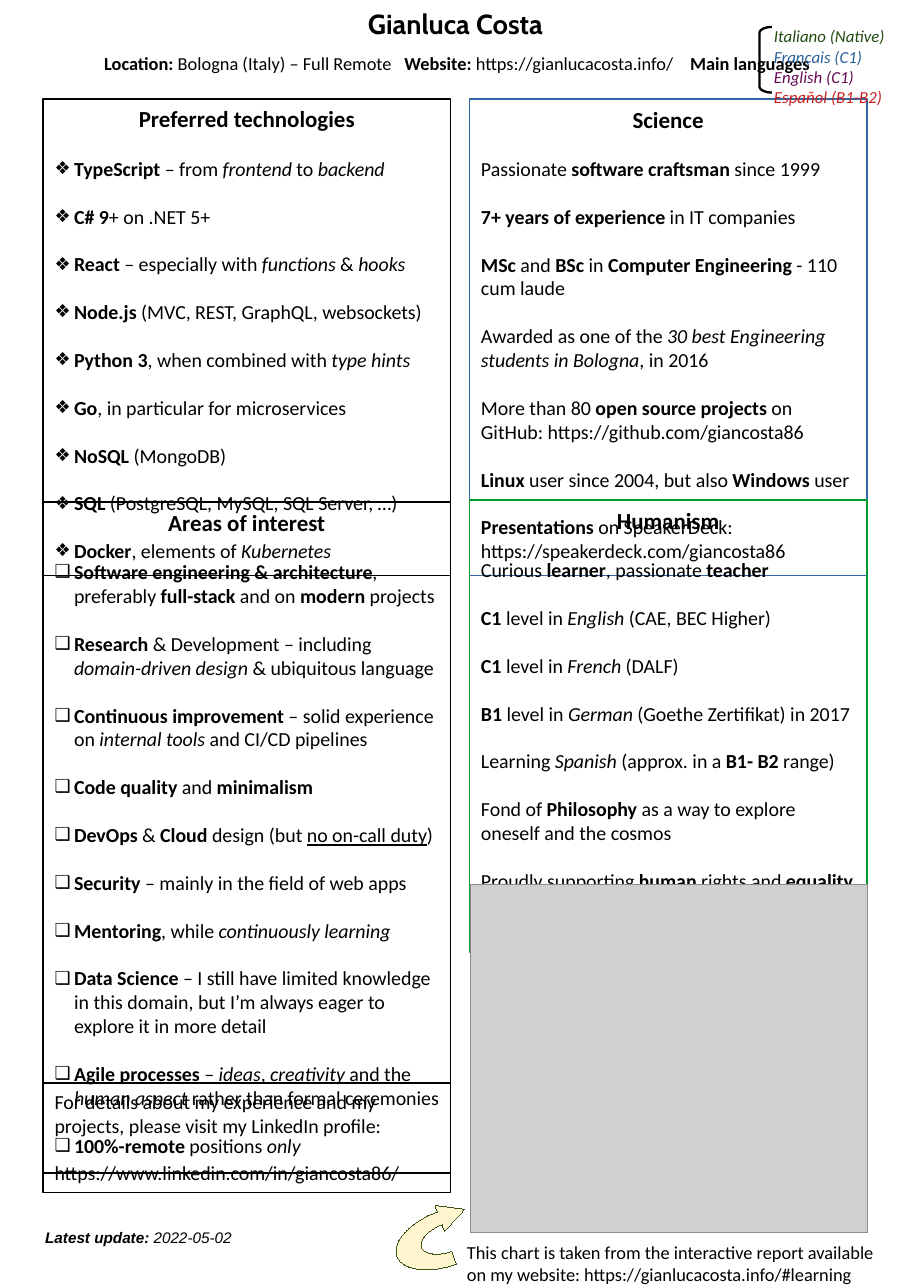
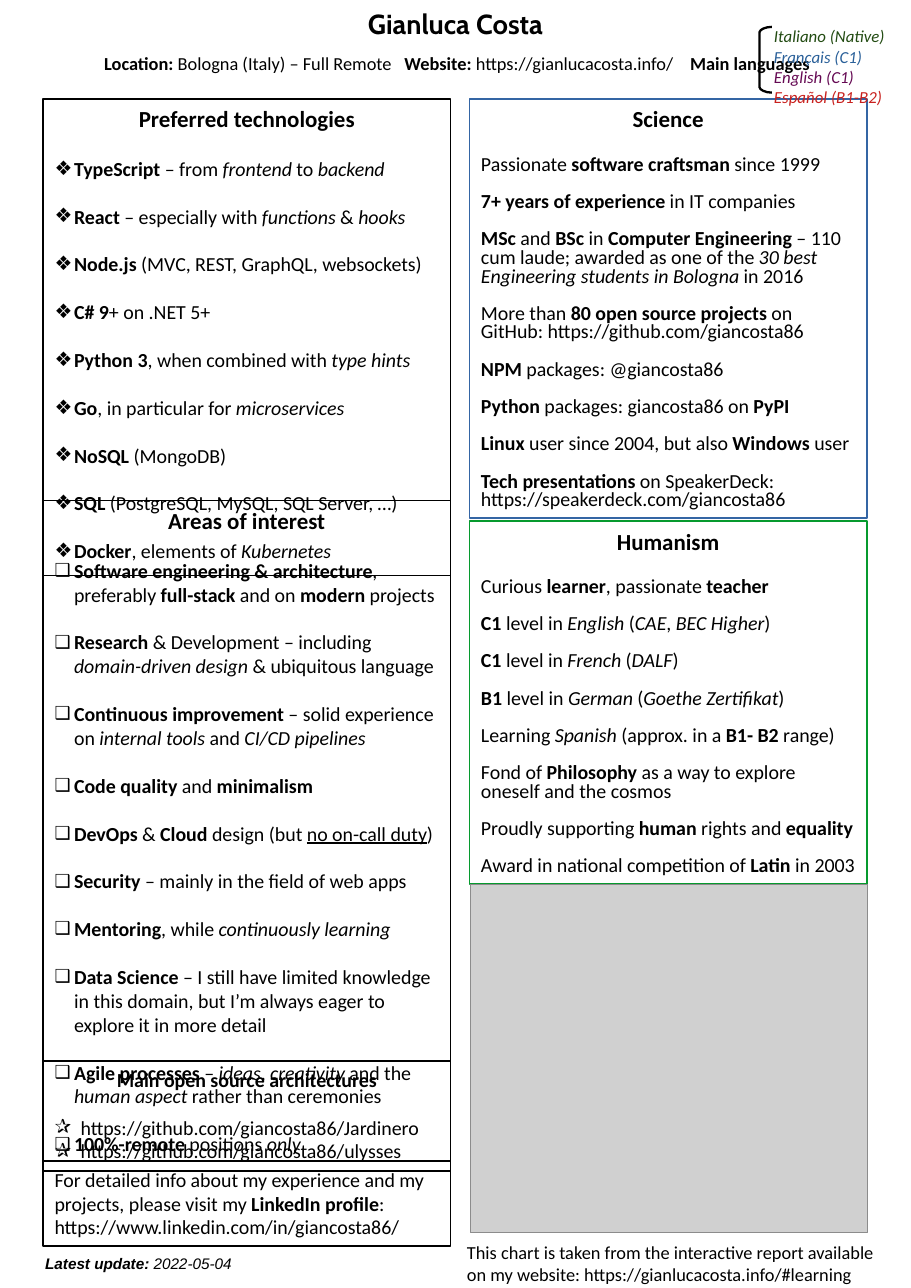
Before and after one commit to giancosta86/giancosta86.github.io, a slide deck: slide 1 of cv_costa_en.odp. Drawn at 911x1288 pixels with LibreOffice and Linux fonts; fonts in the diff are those of the drawing; grey boxes stand for pictures. Boxes give left, top, right and bottom in pixels: in the first picture for what was removed or moved away, otherwise in the second. Text is boxed around its words. In the diff, an @@ line names an element or a change of style, - is before the commit and + after.

```diff
--- a/cv_costa_en.odp
+++ b/cv_costa_en.odp
@@ rectangle "Science": place and size @@
-rectangle "Science" at <box>469,99,867,576</box>
+rectangle "Science" at <box>469,99,867,518</box>
@@ text in rectangle at <box>74,162,421,561</box>: italic on in "microservices" @@
@@ text in rectangle at <box>481,157,841,417</box>: text changed @@
-Passionate software craftsman since 1999
-7+ years of experience in IT companies
-MSc and BSc in Computer Engineering - 110 cum laude
-Awarded as one of the 30 best Engineering students in Bologna, in 2016
-More than 80 open source projects on GitHub: https://github.com/giancosta86
+Passionate software craftsman since 1999
+7+ years of experience in IT companies
+MSc and BSc in Computer Engineering – 110 cum laude; awarded as one of the 30 best Engineering students in Bologna in 2016
+More than 80 open source projects on GitHub: https://github.com/giancosta86
+NPM packages: @giancosta86
+Python packages: giancosta86 on PyPI
@@ text in rectangle at <box>74,210,210,224</box>: paragraph removed @@
-❖ C# 9+ on .NET 5+
@@ text in rectangle at <box>74,305,210,319</box>: paragraph added @@
+❖ C# 9+ on .NET 5+
@@ text in rectangle at <box>481,436,849,453</box>: line spacing 1 to 12.2pt @@
@@ text in rectangle at <box>481,474,785,510</box>: text changed @@
-Presentations on SpeakerDeck: https://speakerdeck.com/giancosta86
+Tech presentations on SpeakerDeck: https://speakerdeck.com/giancosta86
@@ rectangle "Humanism": place and size @@
-rectangle "Humanism" at <box>469,500,867,953</box>
+rectangle "Humanism" at <box>469,521,867,885</box>
@@ text in rectangle at <box>481,579,855,876</box>: italic on in "(CAE, BEC Higher)", "(DALF)"; line spacing 1 to 12.2pt @@
@@ text in rectangle at <box>74,707,434,749</box>: italic on in "CI/CD pipelines" @@
@@ text in rectangle at <box>481,690,784,708</box>: text changed; italic on @@
-B1 level in German (Goethe Zertifikat) in 2017
+B1 level in German (Goethe Zertifikat)
@@ rectangle added at <box>43,1061,451,1170</box>, outline #000000 0.99 pt, 13 pt, text #000000 @@
+Main open source architectures
+✰ https://github.com/giancosta86/Jardinero
+✰ https://github.com/giancosta86/ulysses
@@ text in rectangle at <box>74,1066,411,1107</box>: text changed @@
-❑ Agile processes – ideas, creativity and the human aspect rather than formal ceremonies
+❑ Agile processes – ideas, creativity and the human aspect rather than ceremonies
@@ rectangle "For detailed info about my ...": place and size @@
-rectangle "For detailed info about my ..." at <box>43,1083,451,1192</box>
+rectangle "For detailed info about my ..." at <box>43,1161,451,1246</box>
@@ text in rectangle at <box>55,1170,423,1215</box>: text changed @@
-For details about my experience and my projects, please visit my LinkedIn profile:
+For detailed info about my experience and my projects, please visit my LinkedIn profile:
@@ freeform shape removed at <box>387,1194,505,1282</box> @@
@@ text at <box>45,1258,232,1272</box>: text changed @@
-Latest update: 2022-05-02
+Latest update: 2022-05-04
```
Also in this commit, not shown: 1 other file.
